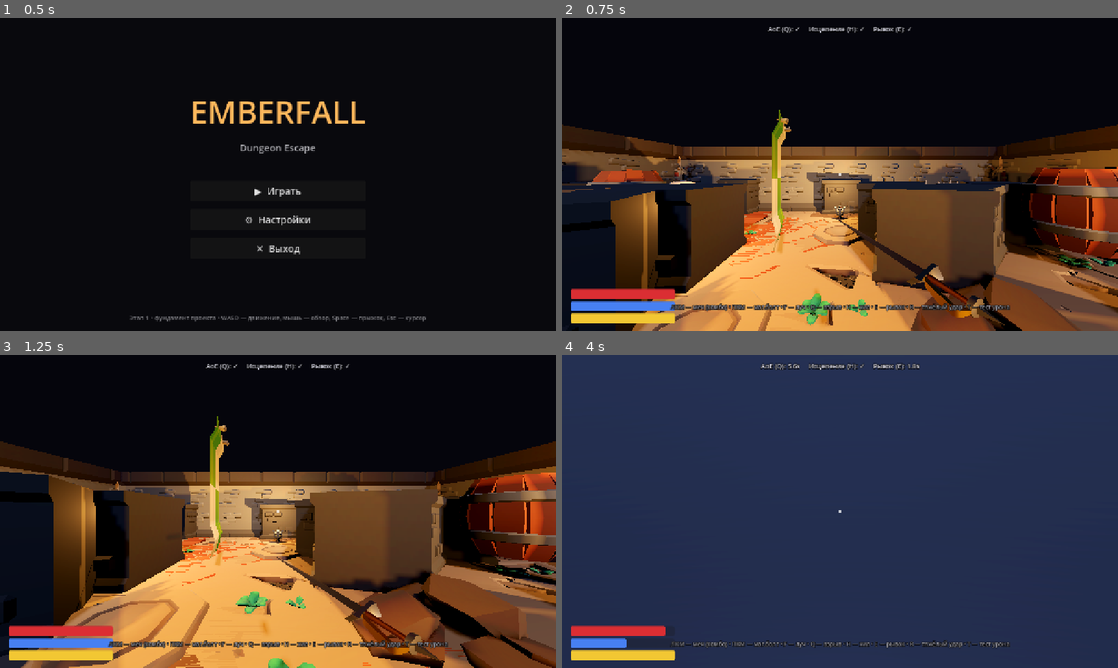
Above: before the commit, frames 1-4 (two rows, left to right).
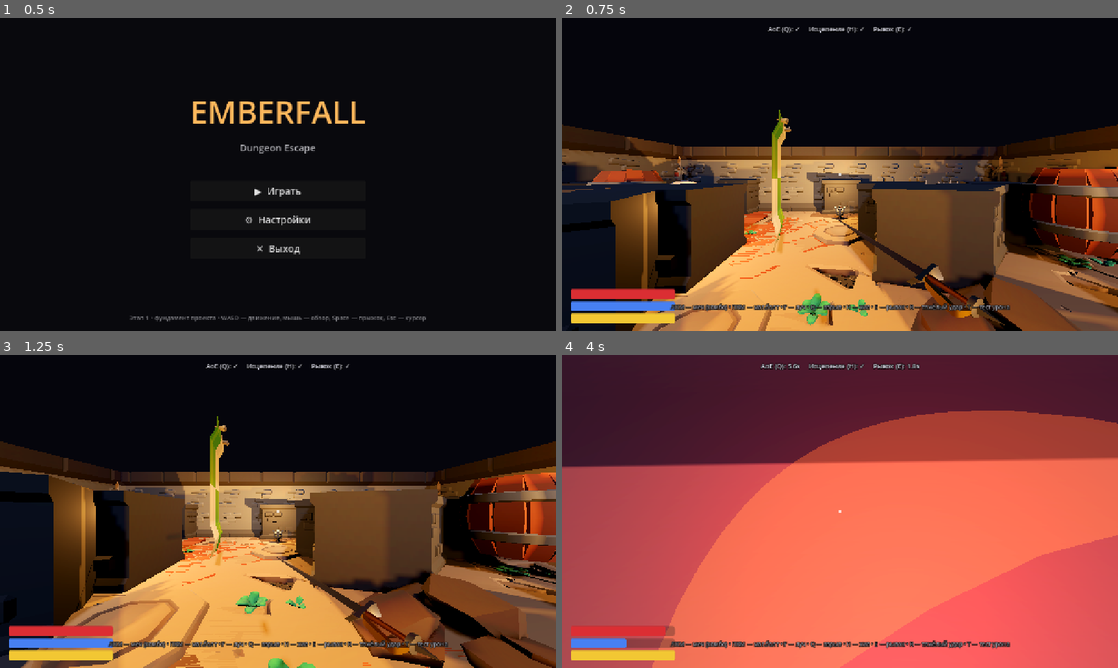
Above: after the commit, the same moments.

Repository: maksummatatov10-spec1231/AgentNeyro
Game: Godot game, scene res://scenes/ui/main_menu.tscn
Two runs of this game, one before a commit and one after it. Both use one fixed random seed, a clock stepped at 60 frames per second and the inputs below.
Inputs (mouse positions are in pixels of both pictures, inside the frame that each line leads up to):
- Up to frame 1 (0.5 s): no input
- Up to frame 2 (0.75 s): click "▶ Играть" at 0.5 s
- Up to frame 3 (1.25 s): no input
- Up to frame 4 (4 s): move the mouse to (867, 511) at 1.27 s; hold W (move_forward) from 1.28 s (still down); tap E (dash) at 1.35, 2.3, 3.05, 3.8 s; click (867, 511) at 1.42 s; tap Space (jump) at 1.52, 2.27, 3.77 s; move the mouse to (812, 511) at 2.02 s; tap R (attack_heavy) at 2.1 s; move the mouse to (851, 505) at 2.77 s; click (851, 505) at 2.85 s; tap Enter at 3.5 s; move the mouse to (834, 517) at 3.52 s; tap Q (cast_aoe) at 3.6 s; click (834, 517) at 3.67 s

Frame 1 is identical in both runs. In frame 2, 0.4% of the frame differs, in the area x 16-100%, y 41-99%; in frame 3, 0.7%; in frame 4, 98%, in the area x 0-100%, y 0-100%.

Commit message:
fix(stage3.3): луч виден, рывок-движение, враги лицом, типы врагов
- ЛУЧ: плотный яркий эмиссивный материал (был слишком тусклый/прозрачный),
  толще (0.22), старт чуть впереди камеры (без clip). Виден теперь.
- РЫВОК: раньше телепортировал → теперь БЫСТРОЕ ДВИЖЕНИЕ (22 м/с, 0.18 с) через
  move_and_slide с коллизией → если в бочку, она ОТЛЕТАЕТ. + i-frames.
- ВРАГИ ЛИЦОМ: модель смотрит +Z, look_at разворачивал -Z (были спиной) →
  теперь rotation.y = atan2(dir) — смотрят на игрока лицом.
- ТИПЫ ВРАГОВ: Миньоны (быстрые/слабые) + Воины-скелеты (танки/медленные/сильные).
- Убран unused DASH_DIST.

Co-authored-by: arena-agent <297053741+arena-agent@users.noreply.github.com>

Diff:
--- a/materials/beam_material.tres
+++ b/materials/beam_material.tres
@@ -1,11 +1,9 @@
 [gd_resource type="StandardMaterial3D" format=3]
 
 [resource]
-transparency = 1
-shading_mode = 0
-albedo_color = Color(0.55, 0.3, 1.0, 0.7)
+albedo_color = Color(0.75, 0.45, 1.0, 1)
 emission_enabled = true
-emission = Color(0.6, 0.3, 1.0, 1)
-emission_energy_multiplier = 4.0
+emission = Color(0.8, 0.45, 1.0, 1)
+emission_energy_multiplier = 6.0
 roughness = 0.2
 metallic = 0.0
--- a/scenes/player/player.tscn
+++ b/scenes/player/player.tscn
@@ -11,7 +11,7 @@
 size = Vector3(1.5, 1.6, 2.6)
 
 [sub_resource type="BoxMesh" id="BeamMesh"]
-size = Vector3(0.13, 0.13, 1)
+size = Vector3(0.22, 0.22, 1)
 
 [node name="Player" type="CharacterBody3D" groups=["player"]]
 script = ExtResource("1_player")
--- a/scripts/enemy/skeleton_enemy.gd
+++ b/scripts/enemy/skeleton_enemy.gd
@@ -104,7 +104,8 @@
 		var dir: Vector3 = to_player.normalized()
 		velocity.x = dir.x * speed
 		velocity.z = dir.z * speed
-		look_at(Vector3(_player.global_position.x, global_position.y, _player.global_position.z), Vector3.UP)
+		# Модель смотрит +Z на игрока (look_at разворачивал -Z — был спиной)
+		rotation.y = atan2(to_player.x, to_player.z)
 		_moving = true
 	else:
 		velocity.x = 0.0
--- a/scripts/player/player_controller.gd
+++ b/scripts/player/player_controller.gd
@@ -34,8 +34,9 @@
 const HEAL_AMOUNT := 35.0
 const HEAL_CD := 8.0
 const DASH_COST := 15.0
-const DASH_DIST := 6.0
 const DASH_CD := 2.0
+const DASH_SPEED := 22.0
+const DASH_TIME := 0.18
 const LIGHT_DMG := 18.0
 const HEAVY_DMG := 35.0
 
@@ -54,6 +55,9 @@
 var _cd_heal: float = 0.0
 var _cd_dash: float = 0.0
 var _cd_melee: float = 0.0
+var _dashing: bool = false
+var _dash_timer: float = 0.0
+var _dash_dir: Vector3 = Vector3.ZERO
 const MELEE_CD := 0.5
 var _melee_active: bool = false
 var _melee_hits: Array = []
@@ -165,6 +169,17 @@
 		velocity.y -= _gravity * gravity_factor * delta
 	if Input.is_action_just_pressed("jump") and is_on_floor():
 		velocity.y = jump_velocity
+	# Рывок: быстрое движение (с коллизией → толкает бочки), не телепорт
+	if _dashing:
+		velocity = _dash_dir * DASH_SPEED
+		_dash_timer -= delta
+		if _dash_timer <= 0.0:
+			_dashing = false
+		move_and_slide()
+		_push_rigidbodies()
+		if _beam_active:
+			_process_beam(delta)
+		return
 	var input_dir := Input.get_vector("move_left", "move_right", "move_forward", "move_back")
 	var speed := walk_speed
 	if Input.is_action_pressed("sprint") and stamina > 0.0:
@@ -178,16 +193,17 @@
 	velocity.x = lerpf(velocity.x, target.x, smoothing)
 	velocity.z = lerpf(velocity.z, target.z, smoothing)
 	move_and_slide()
-	# Толкаем RigidBody3D (например, бочки) при столкновении телом
+	_push_rigidbodies()
+	if _beam_active:
+		_process_beam(delta)
+
+func _push_rigidbodies() -> void:
 	for i in get_slide_collision_count():
 		var c = get_slide_collision(i)
 		var collider = c.get_collider()
 		if collider is RigidBody3D:
 			var push_dir: Vector3 = -c.get_normal()
 			(collider as RigidBody3D).apply_central_impulse(push_dir * 3.0)
-	# Луч: трата маны + урон
-	if _beam_active:
-		_process_beam(delta)
 
 # ---------------- СПОСОБНОСТИ ----------------
 func _melee_light() -> void:
@@ -249,8 +265,9 @@
 		beam_visual.visible = false
 		return
 	mana -= cost
+	var fwd := -camera.global_transform.basis.z
 	var from := camera.global_position
-	var to := from - camera.global_transform.basis.z * BEAM_RANGE
+	var to := from + fwd * BEAM_RANGE
 	var query := PhysicsRayQueryParameters3D.create(from, to)
 	query.exclude = [self]
 	var hit := get_world_3d().direct_space_state.intersect_ray(query)
@@ -260,9 +277,10 @@
 		var col = hit.get("collider")
 		if col and col.has_method("take_damage"):
 			col.take_damage(BEAM_DMG_PER_SEC * delta, from)
-	# Визуал луча
-	var mid := (from + end_pos) * 0.5
-	var dist := from.distance_to(end_pos)
+	# Визуал луча (старт чуть впереди камеры, чтобы не clip-ить)
+	var vfrom := from + fwd * 0.6
+	var mid := (vfrom + end_pos) * 0.5
+	var dist := vfrom.distance_to(end_pos)
 	beam_visual.global_position = mid
 	beam_visual.look_at(end_pos)
 	beam_visual.scale.z = dist
@@ -292,7 +310,7 @@
 	EventBus.ability_cast.emit("heal")
 
 func _dash() -> void:
-	if _cd_dash > 0.0 or not _can_cast(DASH_COST):
+	if _cd_dash > 0.0 or not _can_cast(DASH_COST) or _dashing:
 		return
 	mana -= DASH_COST
 	_cd_dash = DASH_CD
@@ -302,15 +320,12 @@
 		dir = (transform.basis * Vector3(input_dir.x, 0.0, input_dir.y)).normalized()
 	else:
 		dir = -global_transform.basis.z
-	# Безопасный телепорт с проверкой столкновения
-	var dest := global_position + dir * DASH_DIST
-	var query := PhysicsRayQueryParameters3D.create(global_position + Vector3.UP, dest + Vector3.UP, 0xFFFFFFFF, [self])
-	var hit := get_world_3d().direct_space_state.intersect_ray(query)
-	if hit and hit.has("position"):
-		dest = hit["position"] - dir * 0.6
-	global_position = dest
+	# Рывок = быстрое движение по направлению (с коллизией → бочка отлетит)
+	_dash_dir = dir
+	_dashing = true
+	_dash_timer = DASH_TIME
 	_invuln = true
-	_invuln_t = 0.25
+	_invuln_t = DASH_TIME + 0.1
 	_spawn_vfx(global_position, Color(0.5, 0.7, 1.0), 0.4)
 	EventBus.ability_cast.emit("dash")
 
--- a/scripts/world/dungeon_builder.gd
+++ b/scripts/world/dungeon_builder.gd
@@ -276,32 +276,47 @@
 		rb.set_script(dmg_script)
 		add_child(rb)
 
-# ---------- враги-скелеты (Этап 3) ----------
+# ---------- враги-скелеты (Этап 3): Миньоны + Воины ----------
 func _spawn_enemies() -> void:
-	var path := "res://assets/characters/skeletons/Skeleton_Minion.glb"
-	if not ResourceLoader.exists(path):
-		return
-	var res = load(path)
+	var script = load("res://scripts/enemy/skeleton_enemy.gd")
+	# Миньон: быстрый, слабый
+	var minion := {
+		"path": "res://assets/characters/skeletons/Skeleton_Minion.glb",
+		"hp": 40.0, "speed": 2.8, "dmg": 9.0, "range": 1.8,
+	}
+	# Воин: танк, медленный, сильный
+	var warrior := {
+		"path": "res://assets/characters/skeletons/Skeleton_Warrior.glb",
+		"hp": 95.0, "speed": 2.0, "dmg": 16.0, "range": 2.0,
+	}
+	var spots_minion := [Vector3(TILE * 3, 0.0, TILE * 3), Vector3(-TILE * 3, 0.0, -TILE * 3)]
+	var spots_warrior := [Vector3(TILE * 4, 0.0, -TILE * 2), Vector3(-TILE * 4, 0.0, TILE * 2)]
+	for s in spots_minion:
+		_spawn_one_enemy(minion, s, script)
+	for s in spots_warrior:
+		_spawn_one_enemy(warrior, s, script)
+
+func _spawn_one_enemy(d: Dictionary, spot: Vector3, script: Resource) -> void:
+	if not ResourceLoader.exists(d["path"]):
+		return
+	var res = load(d["path"])
 	if res == null:
 		return
-	var spots := [
-		Vector3(TILE * 3, 0.0, TILE * 3),
-		Vector3(-TILE * 3, 0.0, -TILE * 3),
-		Vector3(TILE * 4, 0.0, -TILE * 2),
-		Vector3(-TILE * 4, 0.0, TILE * 2),
-	]
-	for s in spots:
-		var enemy := CharacterBody3D.new()
-		enemy.position = s
-		var col := CollisionShape3D.new()
-		var cap := CapsuleShape3D.new()
-		cap.radius = 0.4
-		cap.height = 1.6
-		col.shape = cap
-		col.position = Vector3(0, 0.8, 0)
-		enemy.add_child(col)
-		var mesh = res.instantiate()
-		enemy.add_child(mesh)
-		# текстура скелета подложена рядом с GLB → свой материал резолвится
-		enemy.set_script(load("res://scripts/enemy/skeleton_enemy.gd"))
-		add_child(enemy)
+	var enemy := CharacterBody3D.new()
+	enemy.position = spot
+	var col := CollisionShape3D.new()
+	var cap := CapsuleShape3D.new()
+	cap.radius = 0.4
+	cap.height = 1.6
+	col.shape = cap
+	col.position = Vector3(0, 0.8, 0)
+	enemy.add_child(col)
+	var mesh = res.instantiate()
+	enemy.add_child(mesh)
+	enemy.set_script(script)
+	# характеристики типа врага
+	enemy.max_hp = float(d["hp"])
+	enemy.speed = float(d["speed"])
+	enemy.attack_damage = float(d["dmg"])
+	enemy.attack_range = float(d["range"])
+	add_child(enemy)
Not shown, removed: EMBERFALL_stage3.2.zip
Not shown, added: EMBERFALL_stage3.3.zip
